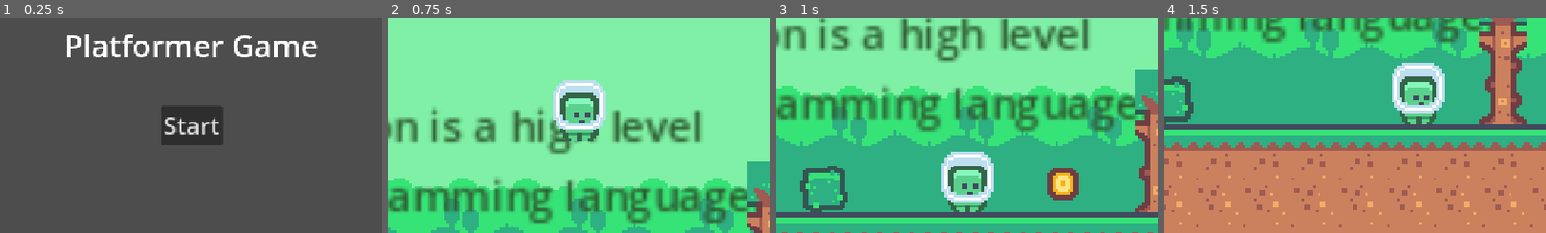
Above: before the commit, frames 1-4 (left to right).
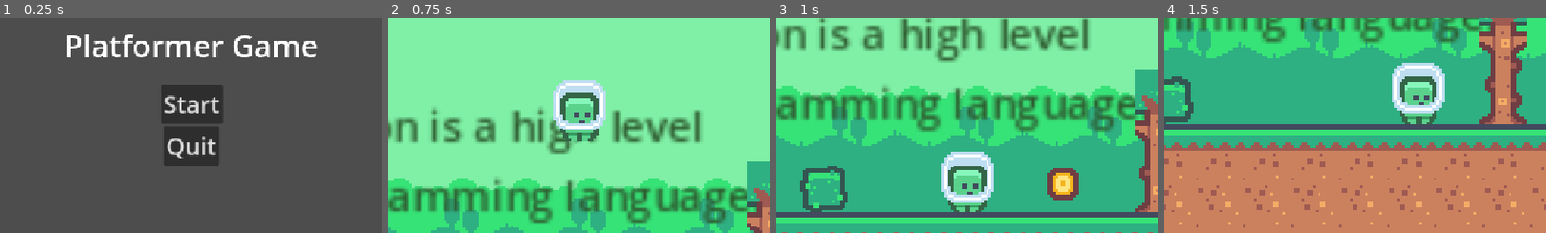
Above: after the commit, the same moments.

Repository: MAL-11DGT-2025/92005-sprint-1-Dekoder-py-school
Game: Godot game, scene res://scenes/start_menu.tscn
Same seed, same stepped clock (60 frames per second), same inputs: the game is played once before the commit and once after it. Sound files missing from this copy of the repository are replaced by a short silence.
Inputs:
- Up to frame 1 (0.25 s): no input
- Up to frame 2 (0.75 s): click "Start" at 0.5 s
- Up to frame 3 (1 s): no input
- Up to frame 4 (1.5 s): hold D (right) from 1.28 s (still down)
The pictures show only the part of the screen within x 25-75%, y 34-84%; the shares and areas given below are measured in that part.

The runs differ from the first frame. In frame 1, 3.8% of the frame differs, in the area x 42-58%, y 31-69%; in frame 2, nothing differs; in frame 3, nothing differs; in frame 4, nothing differs.

Commit message:
add a quit button and move buttons into a vbox container for alignment

Diff:
--- a/scenes/start_menu.tscn
+++ b/scenes/start_menu.tscn
@@ -1,7 +1,8 @@
-[gd_scene load_steps=3 format=3 uid="uid://c2vi73t1t3vxr"]
+[gd_scene load_steps=4 format=3 uid="uid://c2vi73t1t3vxr"]
 
 [ext_resource type="Script" uid="uid://twsm62356reh" path="res://scripts/start_menu.gd" id="1_m7x51"]
 [ext_resource type="Script" uid="uid://drvs6yq7mquqt" path="res://scripts/start_button.gd" id="1_ouf4f"]
+[ext_resource type="Script" uid="uid://tjxvc5178ifa" path="res://scripts/quit_button.gd" id="3_m7x51"]
 
 [node name="StartMenu" type="Node2D"]
 script = ExtResource("1_m7x51")
@@ -14,14 +15,27 @@
 theme_override_font_sizes/font_size = 46
 text = "Platformer Game"
 
-[node name="StartButton" type="Button" parent="."]
+[node name="ButtonContainer" type="VBoxContainer" parent="."]
+offset_right = 40.0
+offset_bottom = 40.0
+
+[node name="StartButton" type="Button" parent="ButtonContainer"]
 texture_filter = 2
-offset_right = 93.0
-offset_bottom = 58.0
+layout_mode = 2
 size_flags_horizontal = 4
 size_flags_vertical = 4
 theme_override_font_sizes/font_size = 36
 text = "Start"
 script = ExtResource("1_ouf4f")
 
-[connection signal="pressed" from="StartButton" to="StartButton" method="_on_pressed"]
+[node name="QuitButton" type="Button" parent="ButtonContainer"]
+texture_filter = 2
+layout_mode = 2
+size_flags_horizontal = 4
+size_flags_vertical = 4
+theme_override_font_sizes/font_size = 36
+text = "Quit"
+script = ExtResource("3_m7x51")
+
+[connection signal="pressed" from="ButtonContainer/StartButton" to="ButtonContainer/StartButton" method="_on_pressed"]
+[connection signal="pressed" from="ButtonContainer/QuitButton" to="ButtonContainer/QuitButton" method="_on_pressed"]
--- /dev/null
+++ b/scripts/quit_button.gd
@@ -0,0 +1,4 @@
+extends Button
+
+func _on_pressed() -> void:
+	get_tree().quit()
--- a/scripts/start_menu.gd
+++ b/scripts/start_menu.gd
@@ -1,7 +1,7 @@
 extends Node2D
 
 
-@onready var start_button: Button = $StartButton
+@onready var button_container = $ButtonContainer
 @onready var game_title: Label = $GameTitle
 
 func get_center(node) -> Vector2:
@@ -9,8 +9,8 @@
 
 func _ready() -> void:
 	# center start menu items
-	start_button.position = get_center(start_button)
+	button_container.position = get_center(button_container)
 	game_title.position = get_center(game_title)
 	# move them into the correct y-axis position
-	start_button.position.y += 60
+	button_container.position.y += 60
 	game_title.position.y -= 60
Not shown, added: scripts/quit_button.gd.uid
